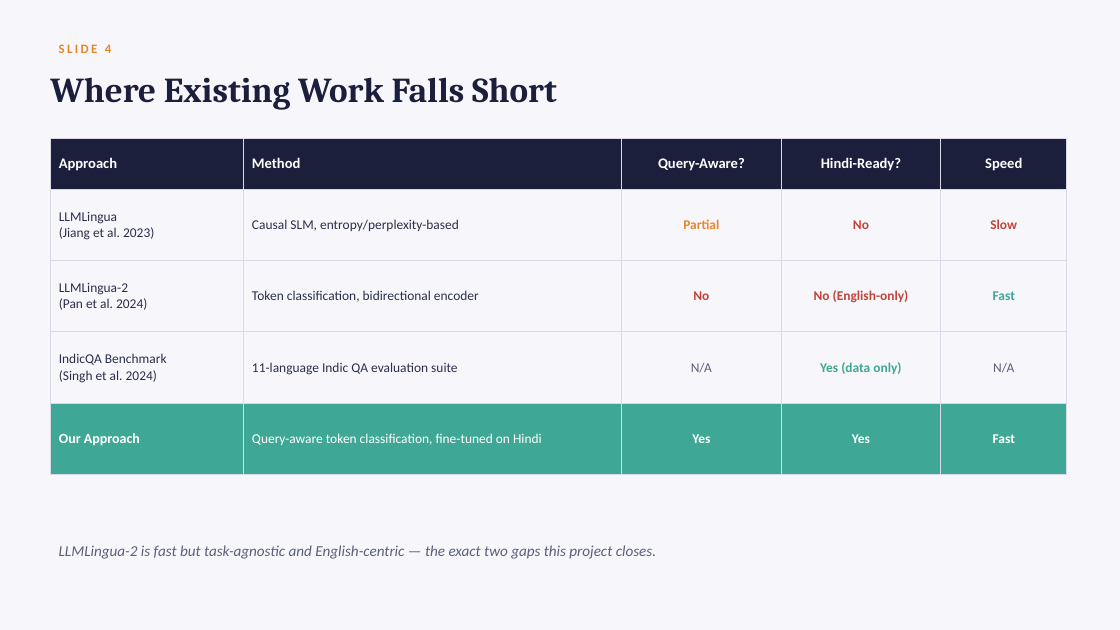
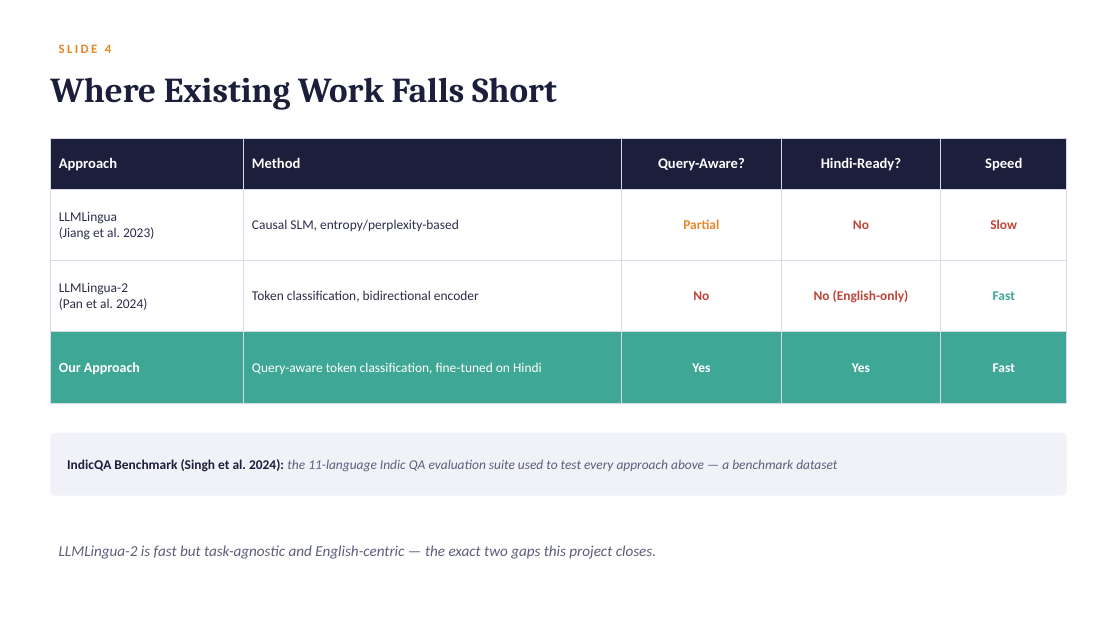
Before and after one commit to blurrydev/Group-9-DS-and-AI-Lab-Project, a slide deck: slide 5 of Milestone Files/Milestone 1/Milestone 1 Presentation.pptx. Drawn at 1120x630 pixels with LibreOffice and Linux fonts; fonts in the diff are those of the drawing. Boxes give left, top, right and bottom in pixels: in the first picture for what was removed or moved away, otherwise in the second. Text is boxed around its words. In the diff, an @@ line names an element or a change of style, - is before the commit and + after.

Commit message:
Removed Indic QA bench from comparison table

```diff
--- a/Milestone Files/Milestone 1/Milestone 1 Presentation.pptx
+++ b/Milestone Files/Milestone 1/Milestone 1 Presentation.pptx
@@ background #F7F7FB to #FFFFFF @@
@@ table at [50, 139, 1067, 403] @@
-row 4: IndicQA Benchmark / (Singh et al. 2024) | 11-language Indic QA evaluation suite | N/A | Yes (data only) | N/A
@@ rounded rectangle added at [50, 433, 1067, 496], fill #F1F1F8 @@
@@ text added at [67, 459, 837, 472], 11.5 pt, text #5B5F7B, italic @@
+IndicQA Benchmark (Singh et al. 2024): the 11-language Indic QA evaluation suite used to test every approach above — a benchmark dataset
```
